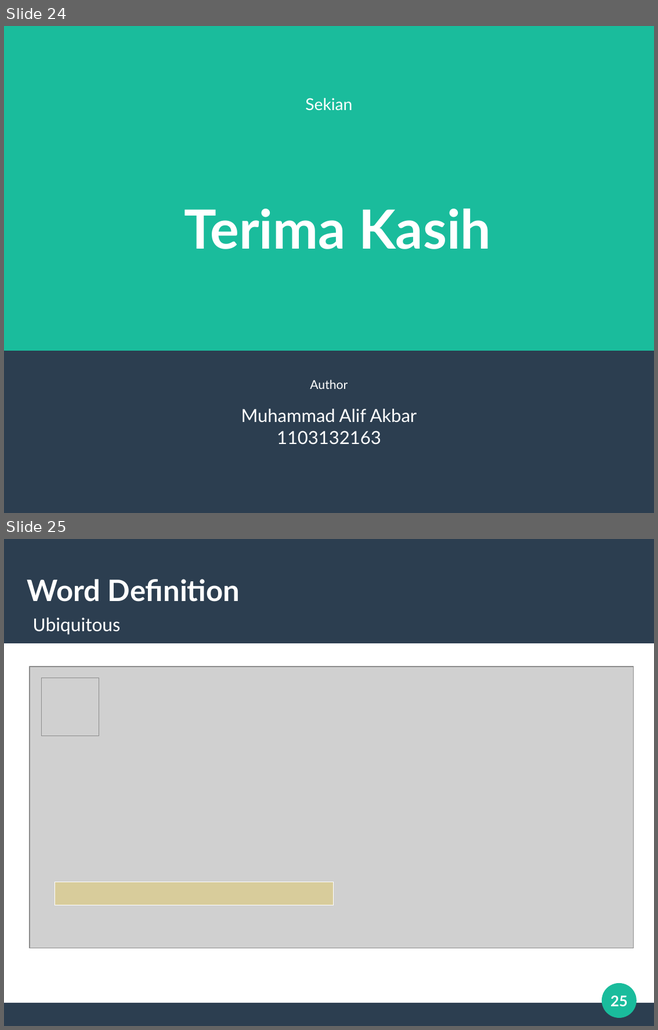
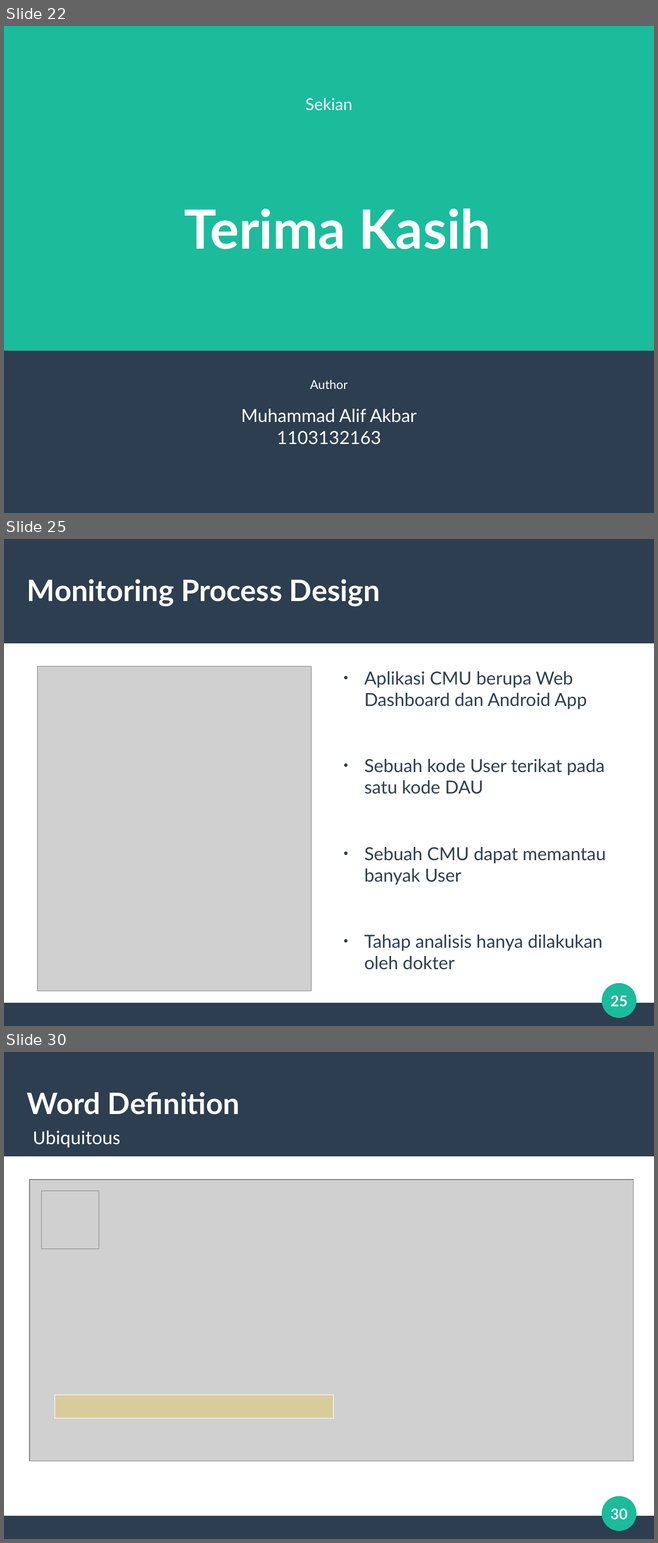
Before and after one commit to alifgiant/TA-Paper, a slide deck: presentation/Silde Sidang.odp. Shown one above the other, each under a label of ours: slides 24 and 25 before the commit, slides 22, 25 and 30 after it; the slides between them are not shown. The pictures are 658x1030 and 658x1543 pixels, drawn with LibreOffice and Linux fonts; fonts in the diff are those of the drawing; grey boxes stand for pictures. Boxes give left, top, right and bottom in pixels: in the first picture for what was removed or moved away, otherwise in the second. Text is boxed around its words. In the diff, an @@ line names an element or a change of style, - is before the commit and + after.

```diff
--- a/presentation/Silde Sidang.odp
+++ b/presentation/Silde Sidang.odp
@@ slide 25 added at [4, 539, 654, 1026], background #FFFFFF; not listed: 3 template elements that a slide beside it also shows @@
@@ title added at [27, 579, 380, 606], 36 pt, text #FFFFFF, bold @@
+Monitoring Process Design
@@ picture added at [37, 667, 311, 991] @@
@@ text added at [364, 671, 606, 970], 22 pt, text #2C3E50 @@
+● Aplikasi CMU berupa Web Dashboard dan Android App
+● Sebuah kode User terikat pada satu kode DAU
+● Sebuah CMU dapat memantau banyak User
+● Tahap analisis hanya dilakukan oleh dokter
@@ page number added at [610, 995, 627, 1006], 18 pt, text #FFFFFF, bold @@
+25
@@ what was slide 24 is now slide 22 @@
@@ what was slide 25 is now slide 30 @@
@@ page number at [610, 1508, 627, 1520]: text changed @@
-25
+30
```
Also in this commit, not shown: 11 slides changed, 15 other slides added, 8 slides removed, 6 other files.
